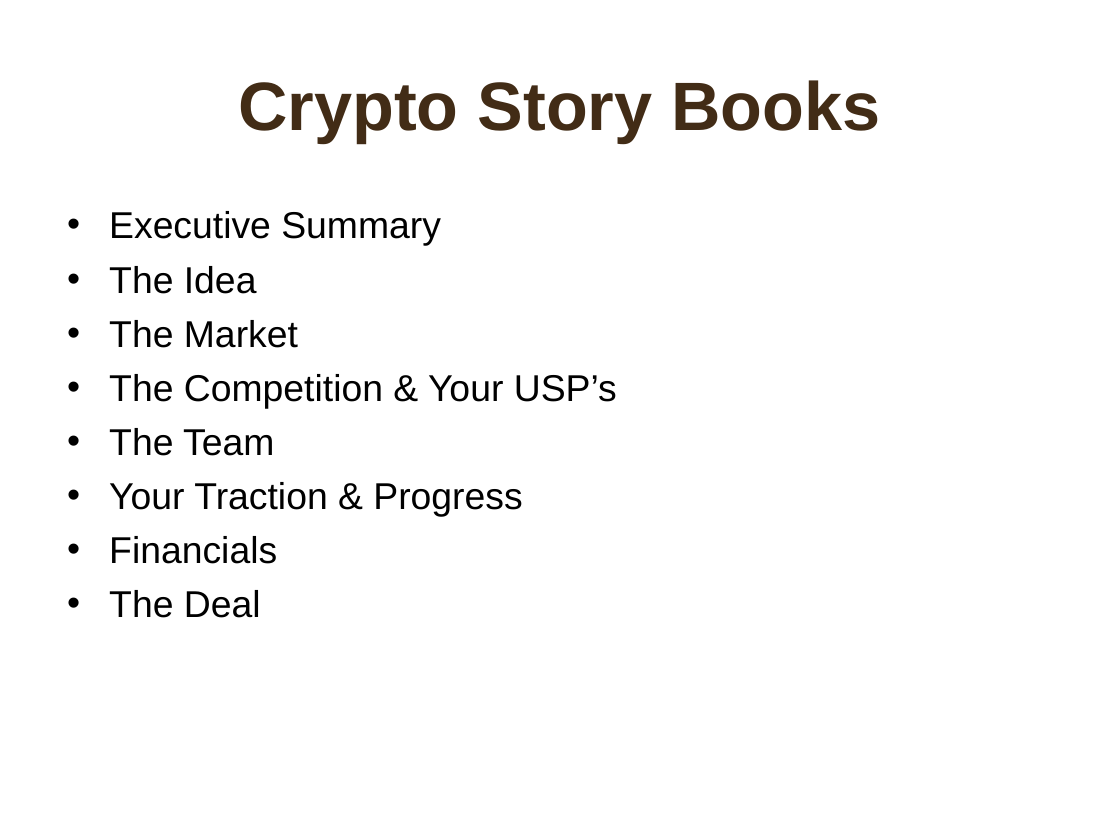
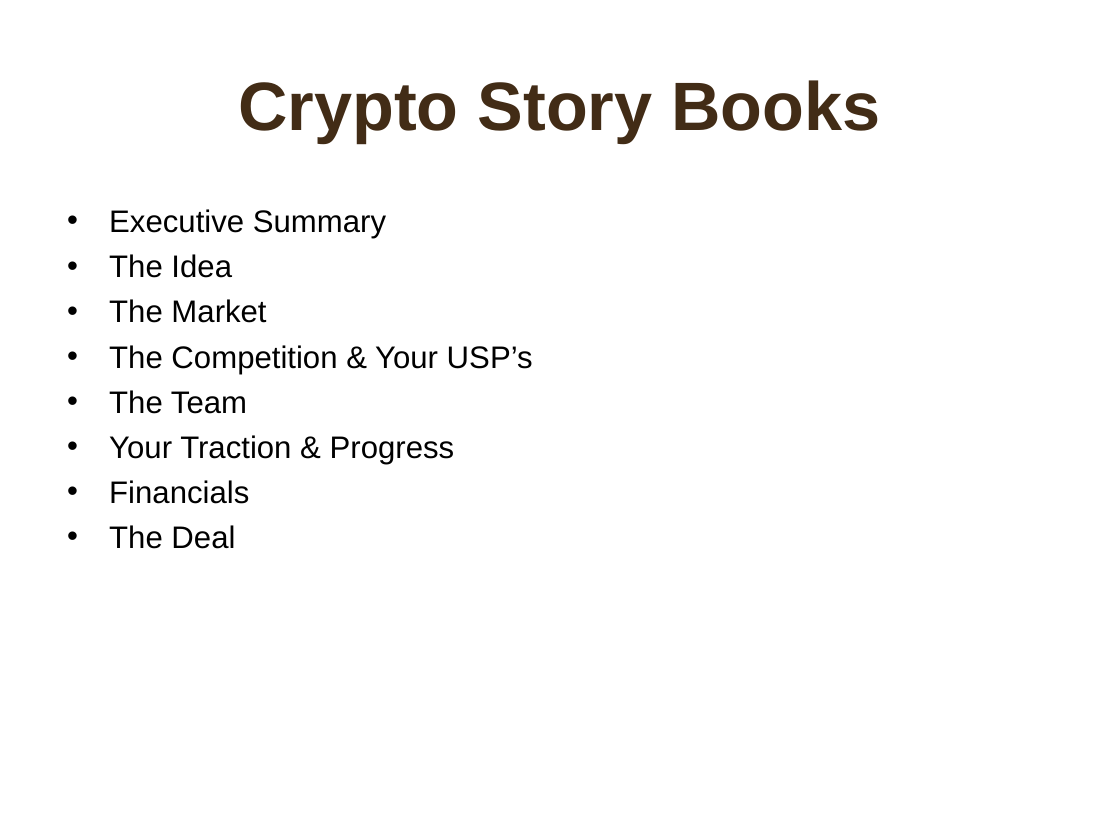
Before and after one commit to LouiValley/iStoryBook, a slide deck: slide 2 of documents/bp/BPofCryptoStoryBooks.ppt. Drawn at 1120x840 pixels with LibreOffice and Linux fonts; fonts in the diff are those of the drawing; background and template pictures are left out. Boxes give left, top, right and bottom in pixels: in the first picture for what was removed or moved away, otherwise in the second. Text is boxed around its words. In the diff, an @@ line names an element or a change of style, - is before the commit and + after.

```diff
--- a/documents/bp/BPofCryptoStoryBooks.ppt
+++ b/documents/bp/BPofCryptoStoryBooks.ppt
@@ text "Executive Summary" at [109, 209, 533, 549]: size 24 to 20 pt; less space between paragraphs @@
```
Also in this commit, not shown: 39 other files.
